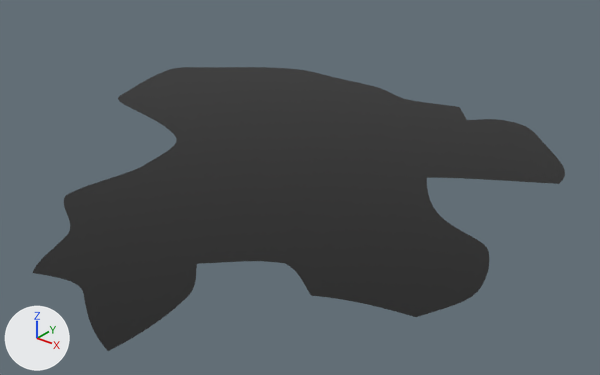
Two versions of the glTF model public/models/cities/zanjan.glb, one commit apart.
Before and after are seen from a 50 mm camera at (0.184, -0.208, 0.121) aimed at (0.022, -0.005, -0.005). Every picture has the same lights, and +X, +Y and +Z are marked at lower left. Vertices at the same position are counted once.

The first picture shows 'Layer'.
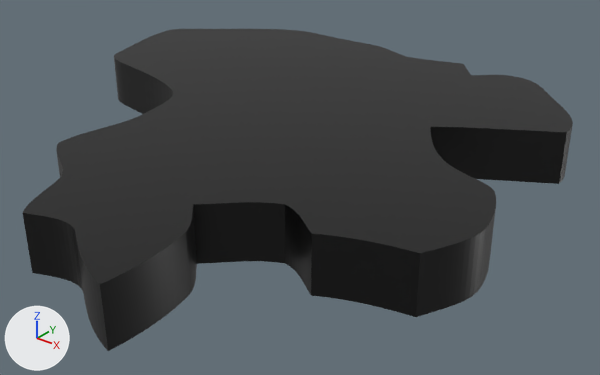
The newer file is also turned or shifted as a whole; pictures and numbers use the older file's frame.

The change, as a diff of the scene's bpy script:
```diff
--- a/public/models/cities/zanjan.glb.py
+++ b/public/models/cities/zanjan.glb.py
@@ me_layer_031 @@
 # used by ob_layer; location = (-0.1313, -0.1464, 0.0)
-me_layer_031.from_pydata(...)  # 348 vertices, 346 faces; spans x 0.032..0.236, y 0.036..0.235, z 0.0
+me_layer_031.from_pydata(...)  # 696 vertices, 1388 faces; spans x 0.032..0.236, y 0.036..0.235, z 0.0..0.019
+# me_layer_031 part 1: 348 vertices added at x 0.032..0.236, y 0.036..0.235, z 0.019
 me_layer_031.materials.append(mat_svgmat_032)
```

Location of each change, (x1, y1, x2, y2) in pixels of the pictures (600 x 375 px):
'Layer', reshaped (13% taller): before (33, 67, 565, 351); after (23, 29, 573, 351)
part 1 of me_layer_031, added (black): after (23, 29, 573, 351)
